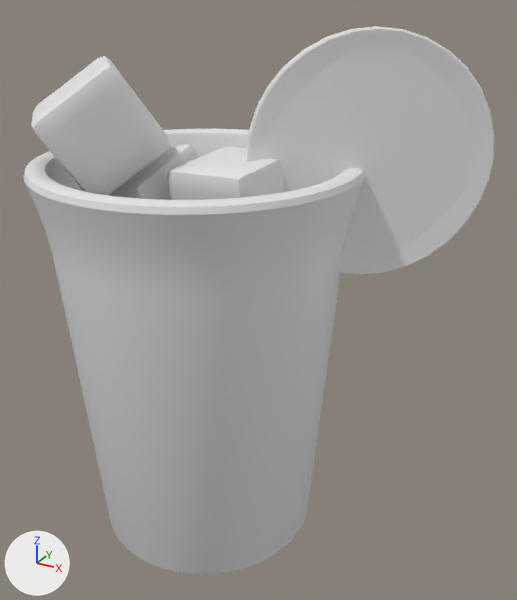
Two versions of the OBJ model public/assets/drink-baked/blog0092.obj, one commit apart.
Before and after are seen from a 50 mm lens placed at (3.42, -5.13, 5.07), pointed at (0.54, 0.1, 2.46). Lighting does not change. The marker at lower left points along +X, +Y and +Z. The older version comes first. Where no turn or scale is listed for an object, it has been applied to the vertices.
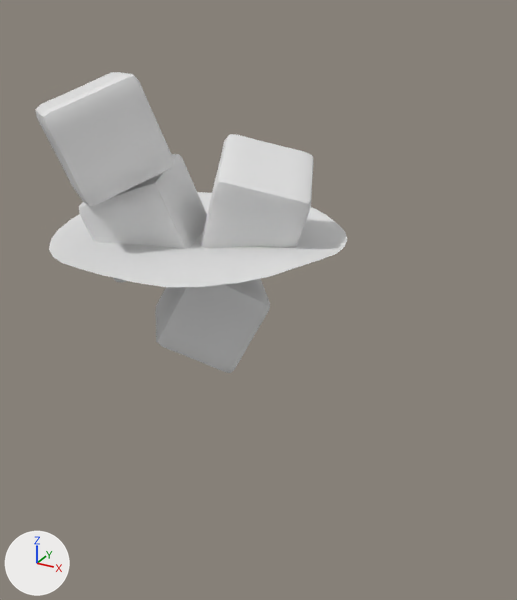
What differs and where, as boxes (x1, y1, x2, y2) in the pictures (517 x 600 px; the box of a moved part takes in the faces that stretch with it):
'Cylinder', deleted: before (23, 129, 365, 575)
'Circle.001', deleted: before (246, 26, 494, 275)
'Cube.003', reshaped: before (31, 56, 170, 195); after (35, 72, 173, 206)
'Cube.002', reshaped: before (167, 147, 284, 200); after (201, 134, 314, 248)
'Cube.001', reshaped: before (109, 144, 199, 200); after (79, 154, 207, 282)
part 1 of me_cube, moved or reshaped (not visible before): after (155, 279, 270, 373)
part 5 of me_plane, moved or reshaped (not visible before): after (49, 192, 347, 287)

The change in detail:
me_cube is used by ob_cube; location (0.0, 0.0, 0.0).
me_cube had 386 vertices, 384 faces and spanned x -0.644..0.63, y -0.637..0.614, z 1.792..2.878.
me_cube now has 386 vertices, 384 faces and spans x -0.567..0.682, y -0.556..0.641, z 1.775..2.811.
me_cube part 1: the whole mesh is multiplied about its middle by the matrix ((-0.938, -0.325, 0.123), (-0.004, 0.365, 0.931), (-0.348, 0.873, -0.343)), then moved by (0.065, 0.054, -0.041).
me_cube_001 is used by ob_cube_001; location (0.0, 0.0, 0.0).
me_cube_001 had 386 vertices, 384 faces and spanned x -0.984..0.046, y -0.516..0.555, z 2.668..3.773.
me_cube_001 now has 386 vertices, 384 faces and spans x -1.0..0.121, y -0.705..0.362, z 2.634..3.681.
me_cube_001 part 2: the whole mesh is multiplied about its middle by the matrix ((0.901, -0.406, -0.151), (0.429, 0.885, 0.18), (0.06, -0.227, 0.972)), then moved by (0.03, -0.191, -0.063).
me_cube_002 is used by ob_cube_002; location (0.0, 0.0, 0.0).
me_cube_002 had 386 vertices, 384 faces and spanned x -0.047..0.891, y -0.535..0.408, z 2.911..3.814.
me_cube_002 now has 386 vertices, 384 faces and spans x -0.1..1.079, y -0.387..0.744, z 2.783..3.884.
me_cube_002 part 3: the whole mesh is multiplied about its middle by the matrix ((0.202, -0.926, 0.318), (-0.178, -0.354, -0.918), (0.963, 0.129, -0.236)), then moved by (0.068, 0.242, -0.029).
me_cube_003 is used by ob_cube_003; location (0.0, 0.0, 0.0).
me_cube_003 had 386 vertices, 384 faces and spanned x -1.253..0.003, y -1.117..0.132, z 3.457..4.525.
me_cube_003 now has 386 vertices, 384 faces and spans x -1.158..0.052, y -1.138..0.054, z 3.415..4.444.
me_cube_003 part 4: the whole mesh is multiplied about its middle by the matrix ((0.585, -0.473, -0.658), (-0.289, 0.637, -0.715), (0.758, 0.609, 0.236)), then moved by (0.072, -0.05, -0.061).
me_plane is used by ob_plane; location (0.0, 0.0, 0.0).
me_plane had 242 vertices, 66 faces and spanned x -1.3..1.3, y -1.31..1.31, z 3.02..3.1.
me_plane now has 216 vertices, 159 faces and spans x -1.31..1.31, y -1.31..1.31, z 3.01..3.1.
me_plane part 5: 2 vertices moved within x -0.27..0.27, y -1.28..1.28, z 3.07; 202 vertices removed from x -1.3..1.3, y -1.3..1.3, z 3.02..3.1; 176 vertices added at x -1.31..1.31, y -1.29..1.29, z 3.01..3.09.
Object 'Circle.001' (ob_circle_001) is deleted.
Object 'Cylinder' (ob_cylinder) is deleted.
